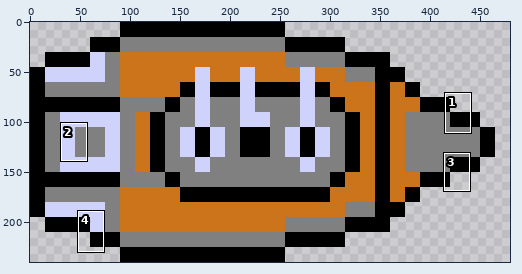
One commit to this sprite sheet: src/main/resources/Ship2x1.png. Above, an overview of the earlier version with the close-up marked.
Close-up. First the earlier version:
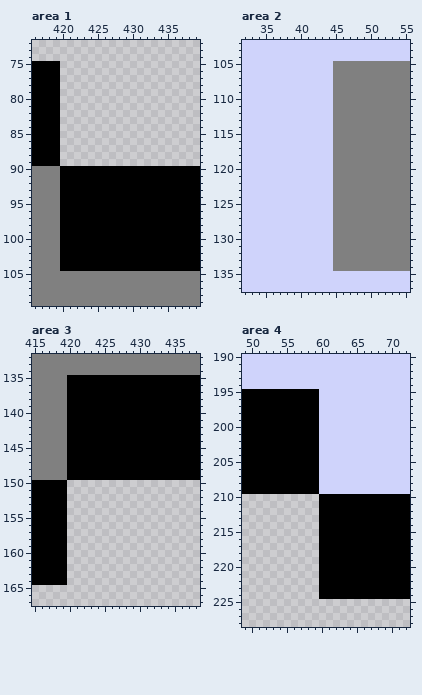
The file is 480x240 pixels. Pixels under 10% opacity are left out. Colours within 5 levels of each other are drawn and written as one. Shown: area 1: x 416..439, y 72..109; area 2: x 32..55, y 102..137; area 3: x 415..438, y 132..167; area 4: x 49..72, y 190..228. The commit also changed other parts of the picture, which this record leaves out.
After:
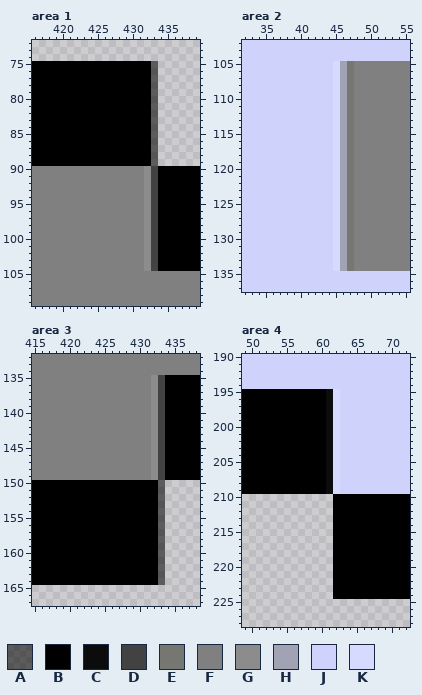
Palette (. is transparent): A #0000008d  B #000000  C #0c0c0c  D #424242  E #777772  F #808080  G #8c8c8c  H #a1a2b3  J #cfd3fb  K #d6daff
What changed:
Area 1:
Colour A now appears in rows 75 to 89 at x 433.
Colour B now appears in rows 75 to 89 at x 420 to 432.
The author changed colour B to colour D in rows 90 to 104 at x 433.
The author changed colour B to colour F in rows 90 to 104 at x 420 to 431.
The author changed colour B to colour G in rows 90 to 104 at x 432.
Area 2:
The author changed colour F to colour E in rows 105 to 134 at x 47.
The author changed colour F to colour H in rows 105 to 134 at x 46.
The author changed colour F to colour K in rows 105 to 134 at x 45.
Area 3:
Colour A now appears in rows 150 to 164 at x 433.
Colour B now appears in rows 150 to 164 at x 420 to 432.
The author changed colour B to colour D in rows 135 to 149 at x 433.
The author changed colour B to colour F in rows 135 to 149 at x 420 to 431.
The author changed colour B to colour G in rows 135 to 149 at x 432.
Area 4:
The author changed colour J to colour B in rows 195 to 209 at x 60.
The author changed colour J to colour C in rows 195 to 209 at x 61.
The author changed colour J to colour K in rows 195 to 209 at x 62.
Colour B is gone in rows 210 to 224 at x 60 to 61.
